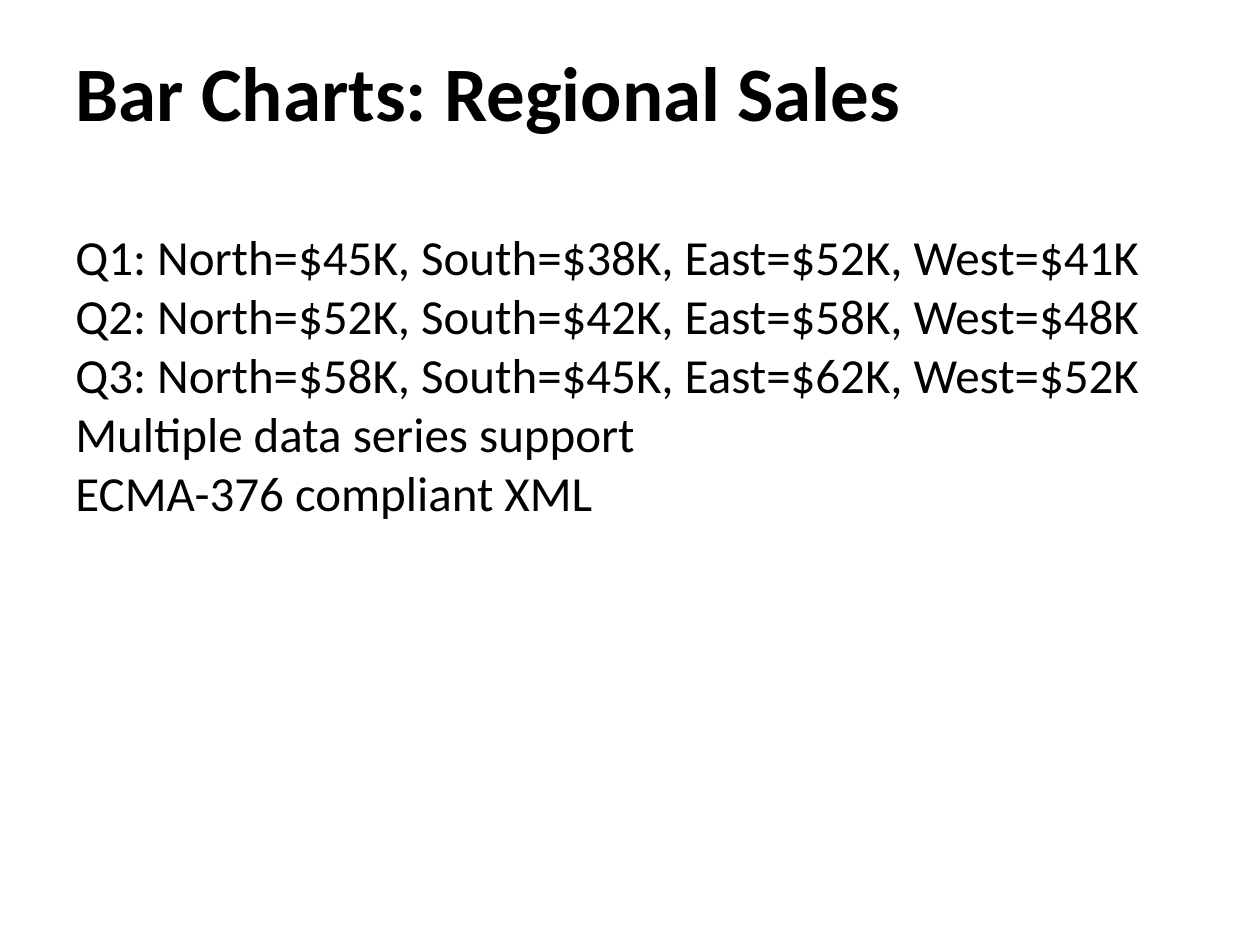
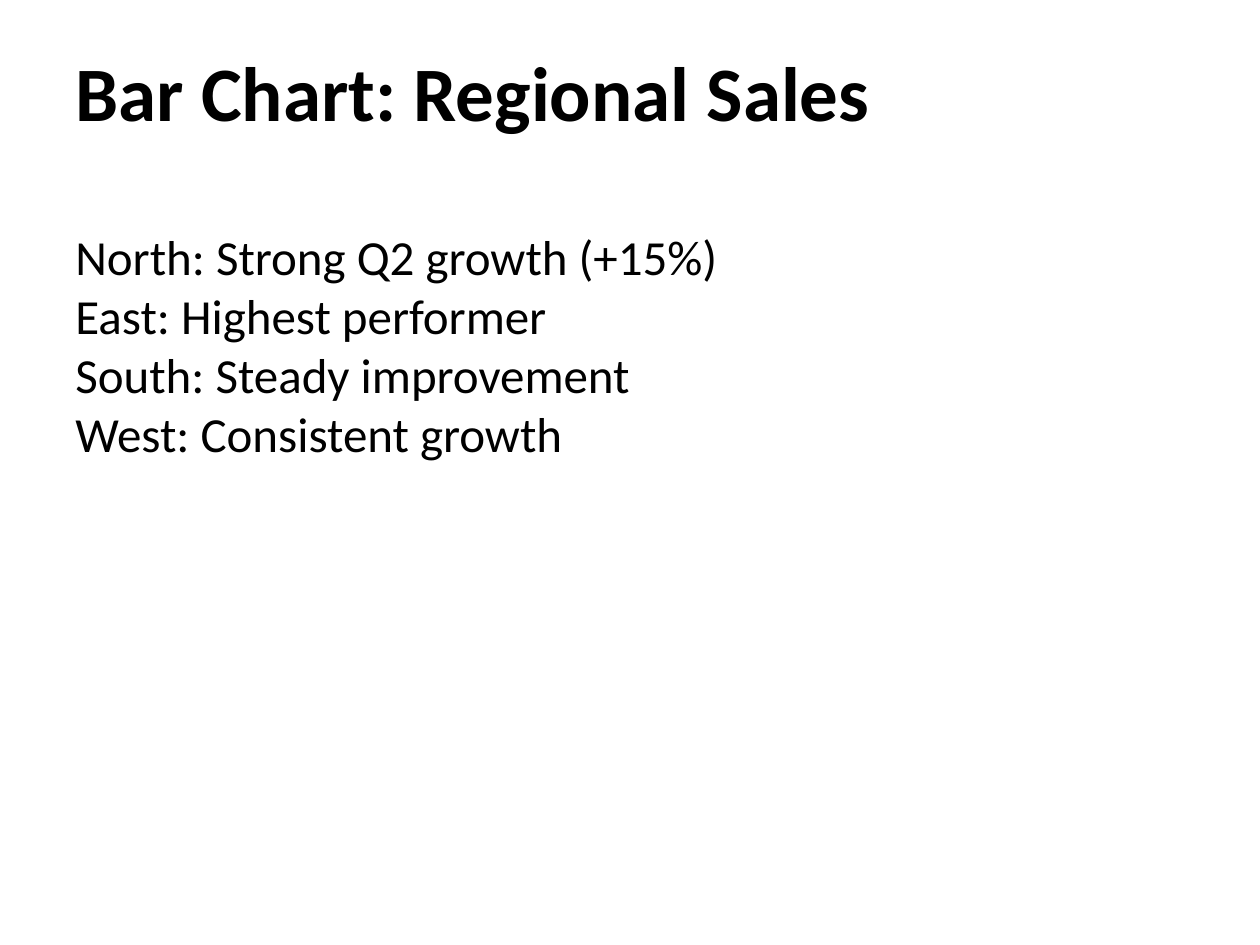
Before and after one commit to awol2005ex/ppt-rs, a slide deck: slide 9 of comprehensive_demo.pptx (slide 5 before the commit). Drawn at 1260x945 pixels with LibreOffice and Linux fonts; fonts in the diff are those of the drawing. Boxes give left, top, right and bottom in pixels: in the first picture for what was removed or moved away, otherwise in the second. Text is boxed around its words. In the diff, an @@ line names an element or a change of style, - is before the commit and + after.

Commit message:
Expand comprehensive demo to showcase all library features with detailed examples and documentation
- Add comprehensive documentation header explaining all demonstrated features
- Import all builder APIs: SlideLayout, Table/TableBuilder, Chart/ChartBuilder, ImageBuilder, TextFormat, Shape
- Organize demo into 7 parts with visual separators and progress logging
- Part 1: Demonstrate all 6 slide layouts (CenteredTitle, TitleOnly, TitleAndContent, TitleAndBigContent, TwoColumn, Blank)
- Part 2: Show

```diff
--- a/comprehensive_demo.pptx
+++ b/comprehensive_demo.pptx
@@ title at (75,67,870,134): text changed @@
-Bar Charts: Regional Sales
+Bar Chart: Regional Sales
@@ text at (75,239,718,461): text changed @@
-Q1: North=$45K, South=$38K, East=$52K, West=$41K
-Q2: North=$52K, South=$42K, East=$58K, West=$48K
-Q3: North=$58K, South=$45K, East=$62K, West=$52K
-Multiple data series support
-ECMA-376 compliant XML
+North: Strong Q2 growth (+15%)
+East: Highest performer
+South: Steady improvement
+West: Consistent growth
```
Also in this commit, not shown: 3 other slides changed, 10 slides added, 6 slides removed, 1 other file.
